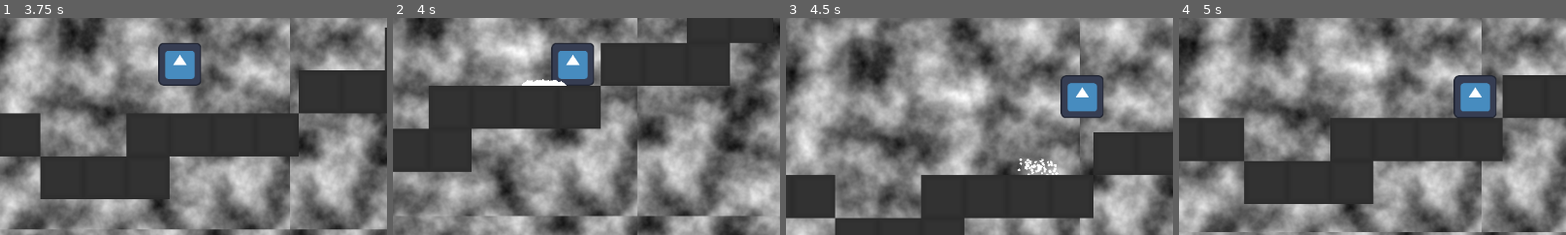
Above: before the commit, frames 1-4 (left to right).
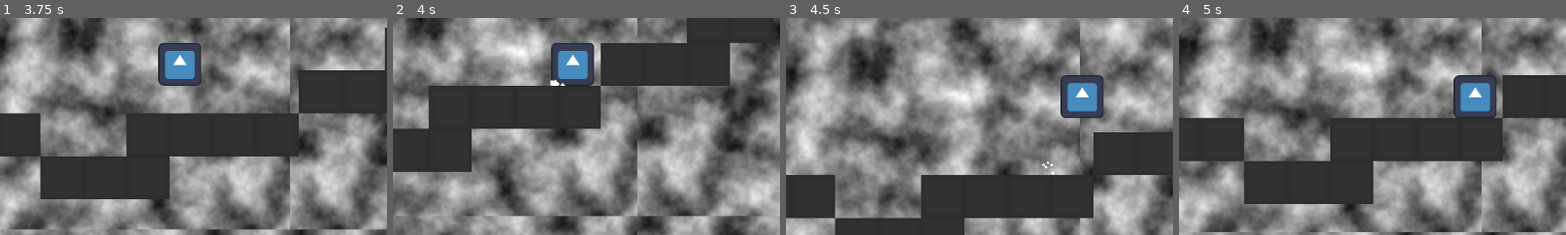
Above: after the commit, the same moments.

Repository: Haydoggo/GW61
Game: Godot game, scene res://scenes/test_level.tscn
Two runs of this game, one before a commit and one after it. Both use one fixed random seed, a clock stepped at 60 frames per second and the inputs below. The engine's default icon, where the game draws it, is replaced by a stand-in: a white triangle on a blue panel in a dark square.
Inputs (mouse positions are % of the whole screen's width and height, from its top left):
- Up to frame 1 (3.75 s): move the mouse to (72, 45) at 0.52 s; hold D (move_right) 0.53-2.03 s; tap Space (jump) at 0.6, 0.77, 1.07, 1.52, 1.55, 1.82, 2.3, 3.02, 3.05, 3.32, 3.6 s; move the mouse to (30, 55) at 1.27 s; click (30, 55) at 1.35 s; move the mouse to (60, 28) at 2.02 s; hold A (move_left) 2.03-2.78 s; hold Right mouse button (retract) 2.03-2.78 s; move the mouse to (45, 70) at 2.77 s; hold D (move_right) from 2.78 s (still down); tap S (slide) at 2.85 s; move the mouse to (80, 65) at 3.52 s
- Up to frame 2 (4 s): keep holding D (move_right); tap Space (jump) at 3.77 s
- Up to frame 3 (4.5 s): tap Space (jump) at 4.07 s; move the mouse to (20, 35) at 4.27 s; release D (move_right) at 4.28 s; hold A (move_left) from 4.28 s (still down); click (20, 35) at 4.35 s
- Up to frame 4 (5 s): keep holding A (move_left); tap Space (jump) at 4.52, 4.55, 4.82 s
The pictures show only the part of the screen within x 19-69%, y 36-86%; the shares and areas given below are measured in that part.

Frame 1 is identical in both runs. In frame 2, 0.2% of the frame differs, in the area x 33-45%, y 28-32%; in frame 3, 0.3%, in the area x 59-71%, y 64-73%; in frame 4, nothing differs.

Commit message:
add wall jump

Diff:
--- a/scenes/player/player.gd
+++ b/scenes/player/player.gd
@@ -28,18 +28,12 @@
 var hook_position = Vector2()
 
 func _physics_process(delta: float) -> void:
-	# Add the gravity.
-	if not is_on_floor():
-		velocity.y += gravity * delta
 
-	# Handle Jump.
-	if Input.is_action_just_pressed("jump") and is_on_floor():
-		velocity.y = jump_speed
-		is_sliding = false
 
-	# Get the input direction and handle the movement/deceleration.
+
+	# Walking + friction
 	var direction := Input.get_axis("move_left", "move_right")
-	$GPUParticles2D.emitting = false
+	$FloorDust.emitting = false
 	modulate = Color.WHITE
 	if is_on_floor():
 		var at_sliding_speed = abs(velocity.x) > max_walk_speed
@@ -54,11 +48,32 @@
 		if Input.is_action_just_pressed("slide") and abs(velocity.x) > min_slide_speed:
 			is_sliding = true
 		if at_sliding_speed:
-			$GPUParticles2D.emitting = true
+			$FloorDust.emitting = true
 	elif direction != 0:
 		velocity.x += direction*delta*air_acceleration
 	if abs(velocity.x) < min_slide_speed:
 		is_sliding = false
+
+	# Add the gravity.
+	$LeftWallDust.emitting = false
+	$RightWallDust.emitting = false
+	if not is_on_floor():
+		velocity.y += gravity * delta
+		if is_on_wall() and velocity.y > 0 and direction:
+			velocity.y = move_toward(velocity.y, 200.0, delta * floor_friction)
+			if direction > 0:
+				$RightWallDust.emitting = true
+			else:
+				$LeftWallDust.emitting = true
+
+	# Jumping
+	if Input.is_action_just_pressed("jump"):
+		if is_on_floor():
+			velocity.y = jump_speed
+			is_sliding = false
+		if is_on_wall_only() and direction:
+			velocity.y = jump_speed
+			velocity.x = jump_speed * direction
 
 	if Input.is_action_just_pressed("grapple") and can_grapple:
 		grapple_ray.target_position = grapple_ray.get_local_mouse_position().normalized()*grapple_range
--- a/scenes/player/player.tscn
+++ b/scenes/player/player.tscn
@@ -30,7 +30,6 @@
 
 [node name="Player" type="CharacterBody2D"]
 script = ExtResource("1_p55oq")
-boost_speed = 1000.0
 
 [node name="Sprite2D" type="Sprite2D" parent="."]
 scale = Vector2(0.5, 0.5)
@@ -44,7 +43,19 @@
 [node name="GrappleLine" type="Line2D" parent="."]
 points = PackedVector2Array(0, 0, 0, 0)
 
-[node name="GPUParticles2D" type="GPUParticles2D" parent="."]
+[node name="FloorDust" type="GPUParticles2D" parent="."]
 position = Vector2(0, 32)
-amount = 800
+amount = 64
 process_material = SubResource("ParticleProcessMaterial_untun")
+
+[node name="LeftWallDust" type="GPUParticles2D" parent="."]
+position = Vector2(-16, 0)
+rotation = -4.71238
+amount = 64
+process_material = SubResource("ParticleProcessMaterial_untun")
+
+[node name="RightWallDust" type="GPUParticles2D" parent="."]
+position = Vector2(16, 0)
+rotation = -1.57079
+amount = 64
+process_material = SubResource("ParticleProcessMaterial_untun")
